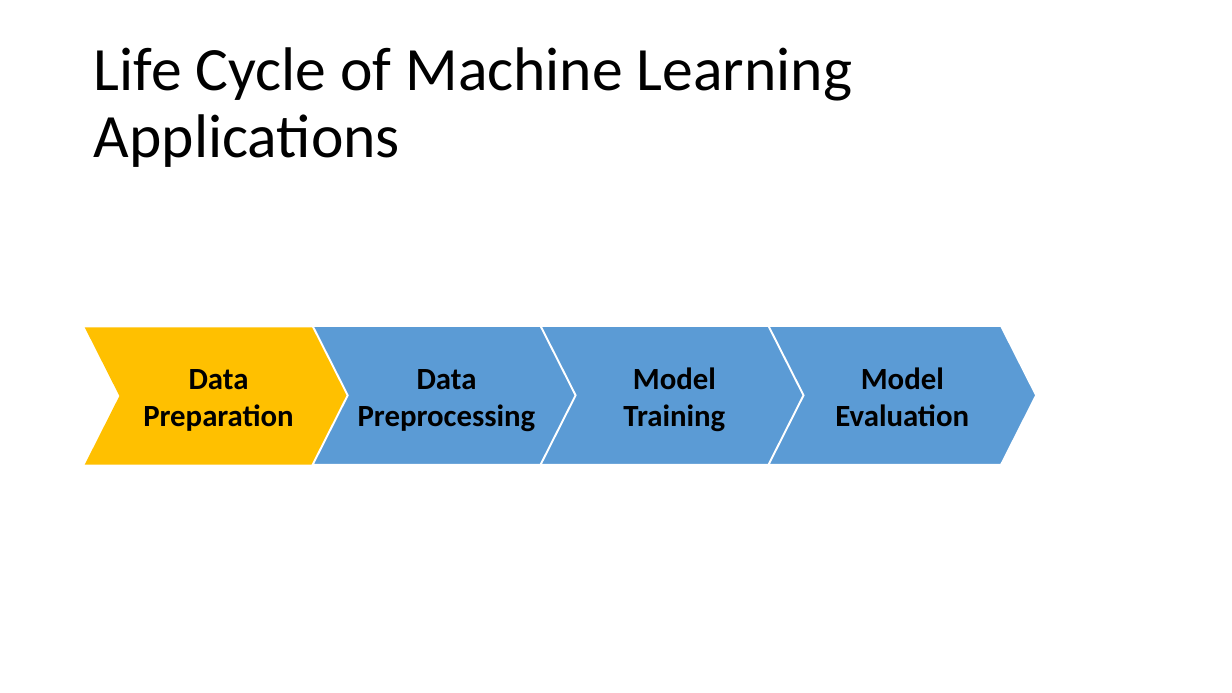
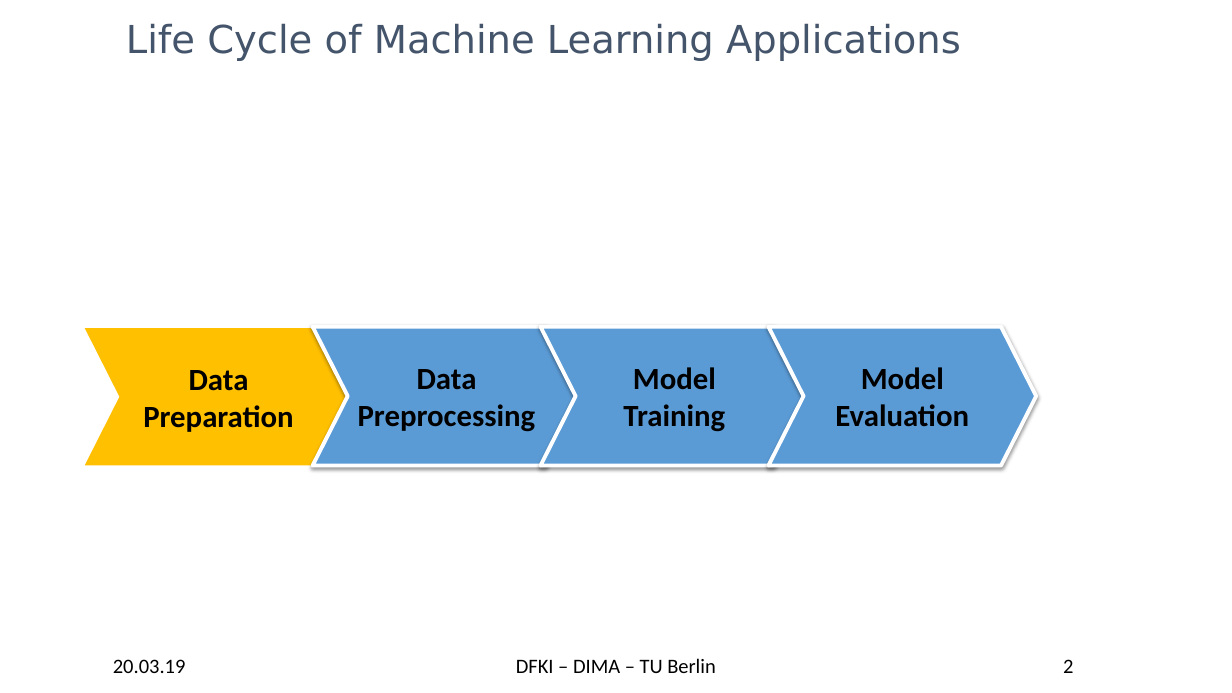
Before and after one commit to TU-Berlin-DIMA/continuous-pipeline-deployment, a slide deck: slide 2 of slides/edbt-2019/edbt-2019.pptx. Drawn at 1232x693 pixels with LibreOffice and Linux fonts; fonts in the diff are those of the drawing; background and template pictures are left out. Boxes give left, top, right and bottom in pixels: in the first picture for what was removed or moved away, otherwise in the second. Text is boxed around its words. In the diff, an @@ line names an element or a change of style, - is before the commit and + after.

```diff
--- a/slides/edbt-2019/edbt-2019.pptx
+++ b/slides/edbt-2019/edbt-2019.pptx
@@ title "Life Cycle of Machine Learning ...": place and size @@
-title "Life Cycle of Machine Learning ..." at box(94, 47, 852, 167)
+title "Life Cycle of Machine Learning ..." at box(126, 23, 961, 61)
@@ title "Life Cycle of Machine Learning ..." at box(126, 23, 961, 61): size 48 to 30 pt, font Calibri to DejaVu Sans, text colour #000000 to #44546A; line spacing 0.9 to 1 @@
@@ outline #FFFFFF 1.5 pt to #FFFFFF 3 pt; shadow on in 3 elements at box(312, 327, 580, 466), box(541, 327, 809, 466), box(769, 327, 1037, 466) @@
@@ text added at box(113, 659, 186, 673), 16 pt, text #000000 @@
+20.03.19
@@ text added at box(516, 658, 716, 673), 16 pt, text #000000 @@
+DFKI – DIMA – TU Berlin
@@ page number added at box(1063, 659, 1073, 673), 16 pt, text #000000 @@
+2
```
Also in this commit, not shown: 10 other slides changed, 25 slides added, 18 slides removed, 7 other files.
